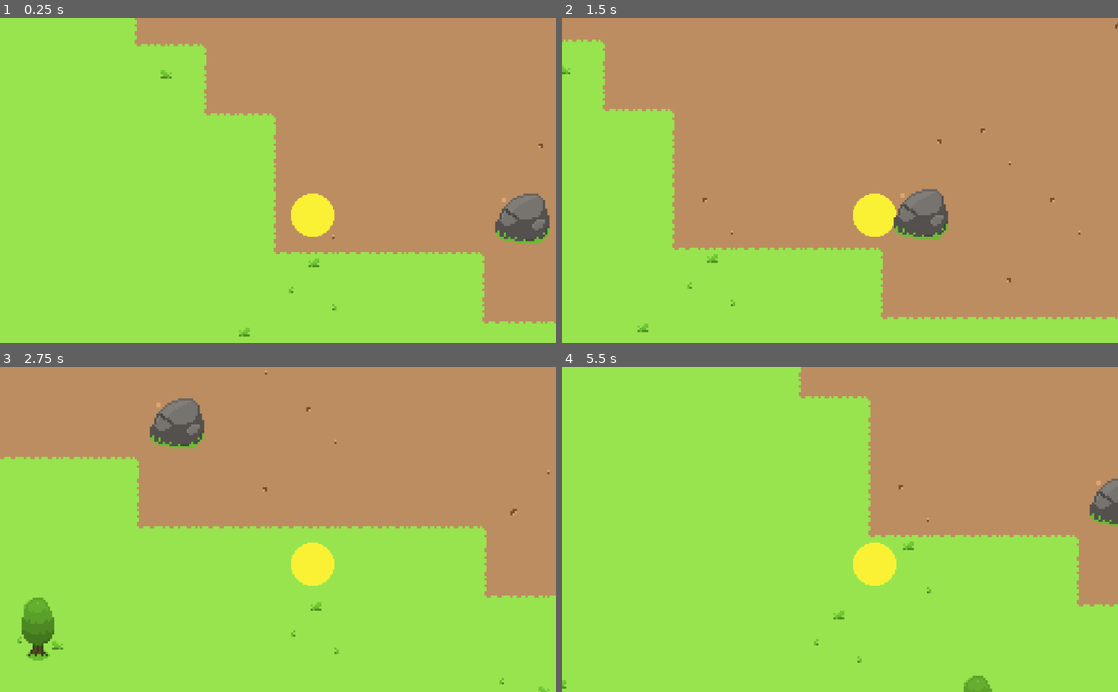
Above: before the commit, frames 1-4 (two rows, left to right).
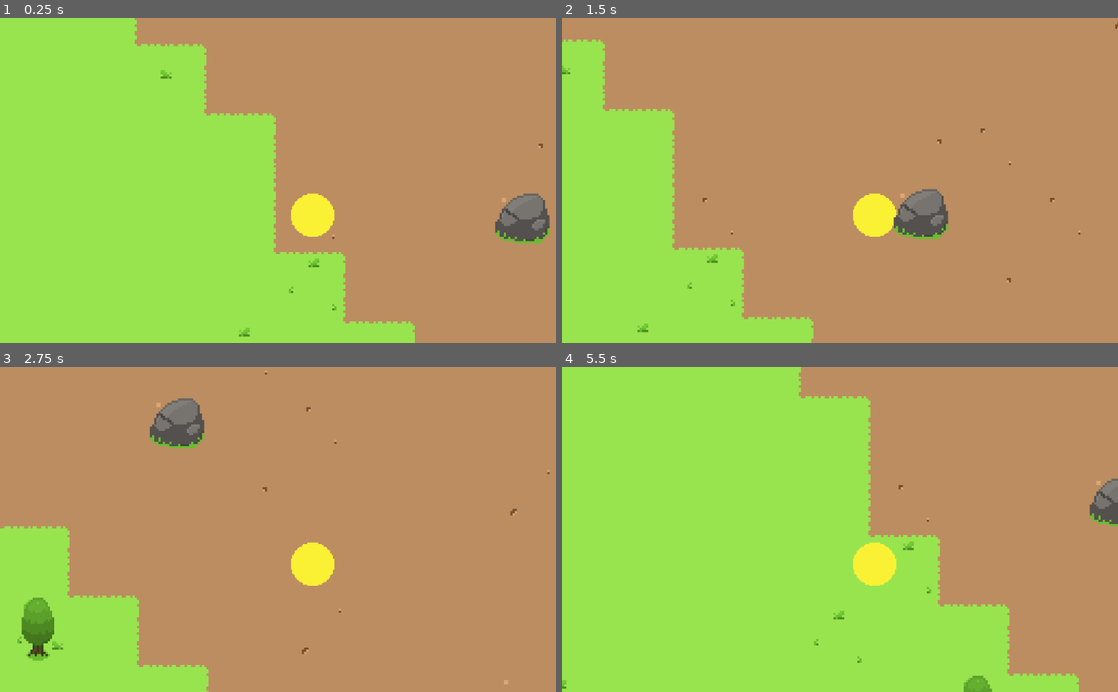
Above: after the commit, the same moments.

Repository: SkyMudder/Game
Game: Godot game, scene res://Main.tscn
Two runs of this game, one before a commit and one after it. Both use one fixed random seed, a clock stepped at 60 frames per second and the inputs below.
Inputs:
- Up to frame 1 (0.25 s): no input
- Up to frame 2 (1.5 s): tap Enter at 0.5 s; hold Right (ui_right) 0.53-1.28 s; hold Down (ui_down) from 1.28 s (still down)
- Up to frame 3 (2.75 s): release Down (ui_down) at 2.03 s; hold Right (ui_right) from 2.03 s (still down)
- Up to frame 4 (5.5 s): release Right (ui_right) at 2.78 s; hold Up (ui_up) 2.78-3.53 s; hold Left (ui_left) 3.53-5.03 s; hold Down (ui_down) from 5.03 s (still down)

The runs differ from the first frame. In frame 1, 7.0% of the frame differs, in the area x 51-100%, y 72-100%; in frame 2, 9.7%; in frame 3, 42%, in the area x 0-100%, y 27-100%; in frame 4, 10%.

Commit message:
Major performance improvements. Bitmask Update doesn't occur on the whole map but just on a single tile during it's creation.

Diff:
--- a/Autoload/WorldVariables.gd
+++ b/Autoload/WorldVariables.gd
@@ -6,7 +6,7 @@
 const __chunkSizePixels : int = __tileSize * __chunkSizeTiles	# Chunk Size in Enigne Units
 
 var __root : Vector2 = Vector2.ZERO	# Where the first Chunk gets generated
-var __renderDistance : int = 3	# Render distance in Chunks (Must be higher than 1)
+var __renderDistance : int = 10	# Render distance in Chunks (Must be higher than 1)
 var __generatedChunks = []	# Array that stores all generated Chunks
 var __nextToGenerate = []	# Array that stores all the Chunks that are up next
 							# to generate (Neighbours of generated Chunks)
--- a/Scripts/TileMap.gd
+++ b/Scripts/TileMap.gd
@@ -8,18 +8,19 @@
 
 var size : int = WorldVariables.getChunkSizeTiles()	# Chunk Size
 var noise : OpenSimplexNoise = OpenSimplexNoise.new()	#Holds Noise Texture
+var thread	# Used to update the nextToGenerate Array and the Bitmask Region
+var flag = 0
 
-"""Ready Method"""
-"""Generates first Chunk"""
+"""Ready Method
+Generates first Chunk"""
 func _ready():
-	generateChunk(WorldVariables.getRoot())
+	WorldVariables.setNextToGenerate(WorldVariables.getRoot())
 	noise.seed = 1
 
 """Updates every Frame
-Cleans up the nextToGenerate Array"""
+Cleans up the nextToGenerate Array and updates the Bitmask Region"""
 func _process(delta):
 	WorldVariables.updateNextToGenerate()
-	tileMapGrass.update_bitmask_region()
 
 """Generates a Chunk and keeps track of the currently
 generated and next to generate Chunks"""
@@ -60,6 +61,7 @@
 				var randGrass = rng.randi_range(0, 4)
 				generateGrass(posCurrent, root, rand)
 				generateGrassTop(posCurrent, root, rand, randGrass)
+				update_bitmask_area(Vector2(x + root.x * size, y + root.y * size))
 
 """Generates the Dirt Floor
 None of these Tiles have Collision"""
@@ -76,6 +78,7 @@
 func generateGrass(posCurrent, root, rand):
 	tileMapGrass.set_cell(posCurrent.x + root.x * size, posCurrent.y + root.y * size, 0)
 	generateNature(1, posCurrent, root, rand)
+	flag = 1
 
 """Generates Grass on top of the Grass Floor"""
 func generateGrassTop(posCurrent, root, rand, randGrass):
@@ -96,6 +99,7 @@
 func removeChunk(root):
 	removeDirt(root)
 	removeGrass(root)
+	removeGrassTop(root)
 	removeNature(root)
 	WorldVariables.removeGeneratedChunks(root)
 
Not shown: 6 places in Main.tscn that only renumber resources
